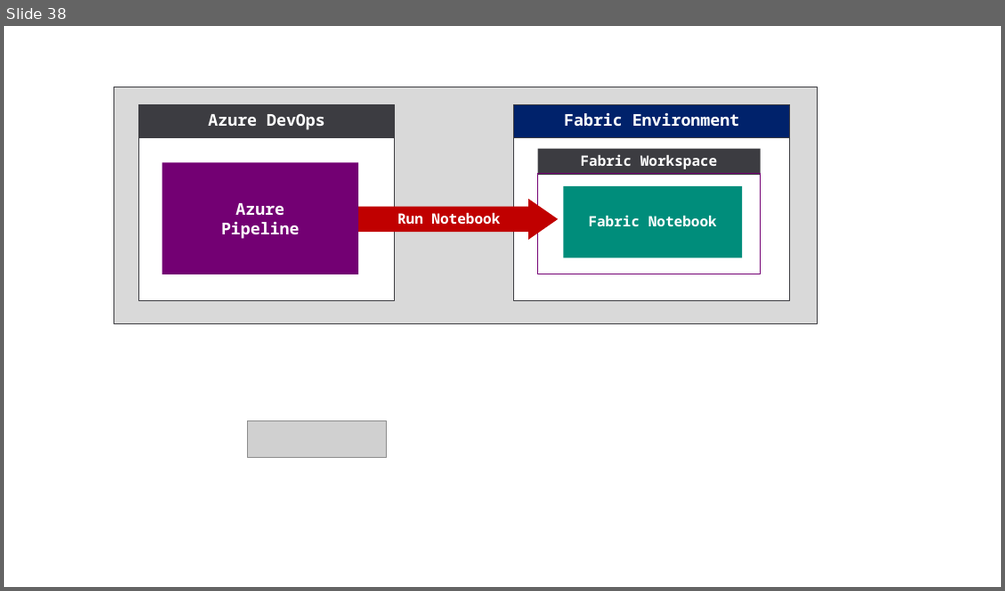
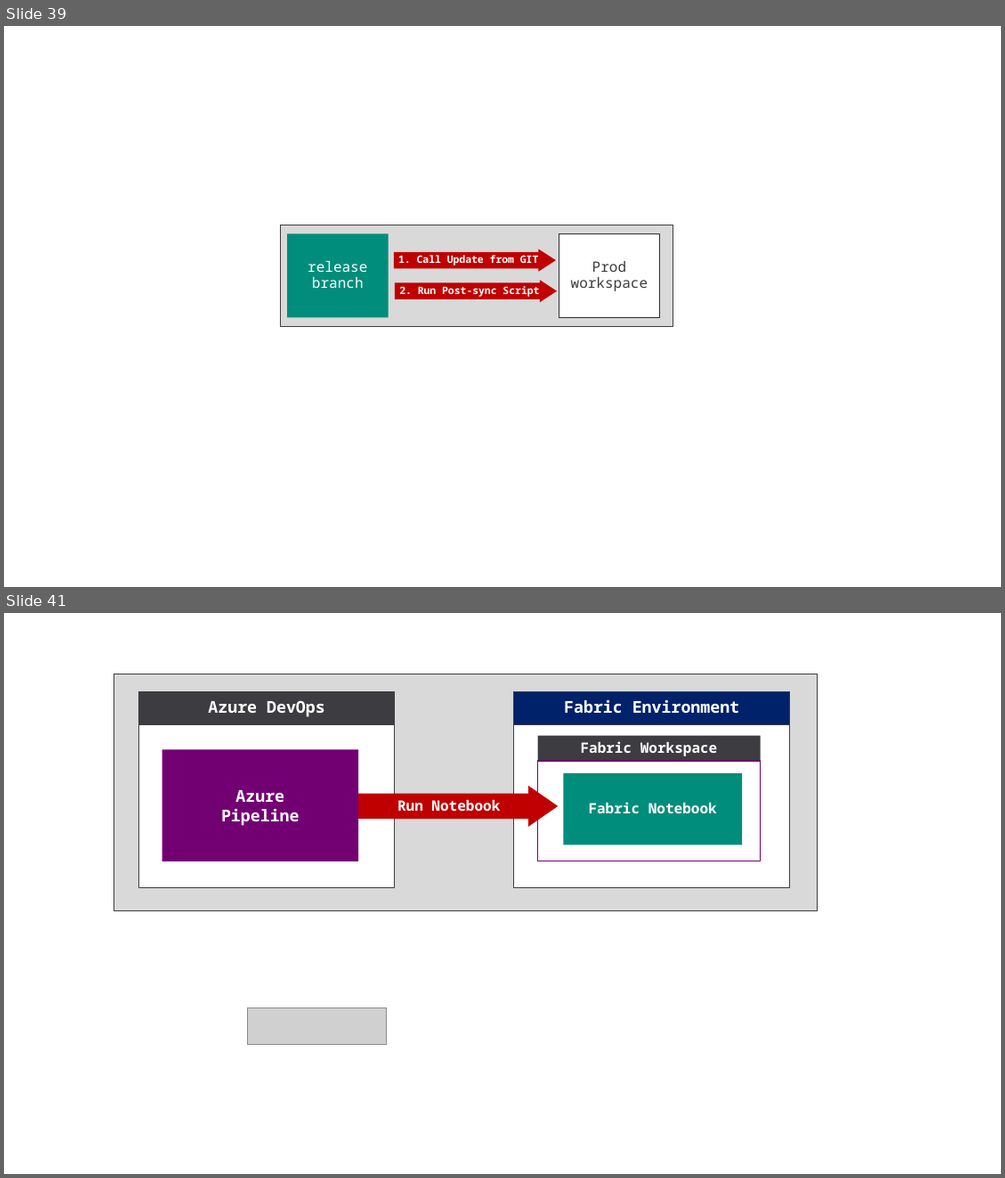
Before and after one commit to FabricDevCamp/fabric-cicd-whitepaper, a slide deck: Part 1 - Overview of Fabric CICD.pptx. Shown one above the other, each under a label of ours: slide 38 before the commit, slides 39 and 41 after it; the slides between them are not shown. The pictures are 1005x591 and 1005x1178 pixels, drawn with LibreOffice and Linux fonts; fonts in the diff are those of the drawing; grey boxes stand for pictures. Boxes give left, top, right and bottom in pixels: in the first picture for what was removed or moved away, otherwise in the second. Text is boxed around its words. In the diff, an @@ line names an element or a change of style, - is before the commit and + after.

```diff
--- a/Part 1 - Overview of Fabric CICD.pptx
+++ b/Part 1 - Overview of Fabric CICD.pptx
@@ slide 39 added at box(4, 26, 1001, 587), background #FFFFFF @@
@@ rectangle added at box(280, 224, 672, 326), fill #D9D9D9, outline #3C3C41 0.75 pt @@
@@ rectangle added at box(287, 233, 388, 317), fill #008D7B, 14 pt, text #FFFFFF @@
+release
+branch
@@ rectangle added at box(558, 233, 660, 317), fill #FFFFFF, outline #2D2D31 0.75 pt, 14 pt, text #3C3C41 @@
+Prod
+workspace
@@ right arrow added at box(394, 248, 556, 272), fill #C00000, 10 pt, text #FFFFFF, bold @@
+1. Call Update from GIT
@@ right arrow added at box(395, 280, 557, 302), fill #C00000, 10 pt, text #FFFFFF, bold @@
+2. Run Post-sync Script
@@ what was slide 38 is now slide 41 @@
```
Also in this commit, not shown: 1 slide changed, 6 other slides added, 3 slides removed, 1 other file.
